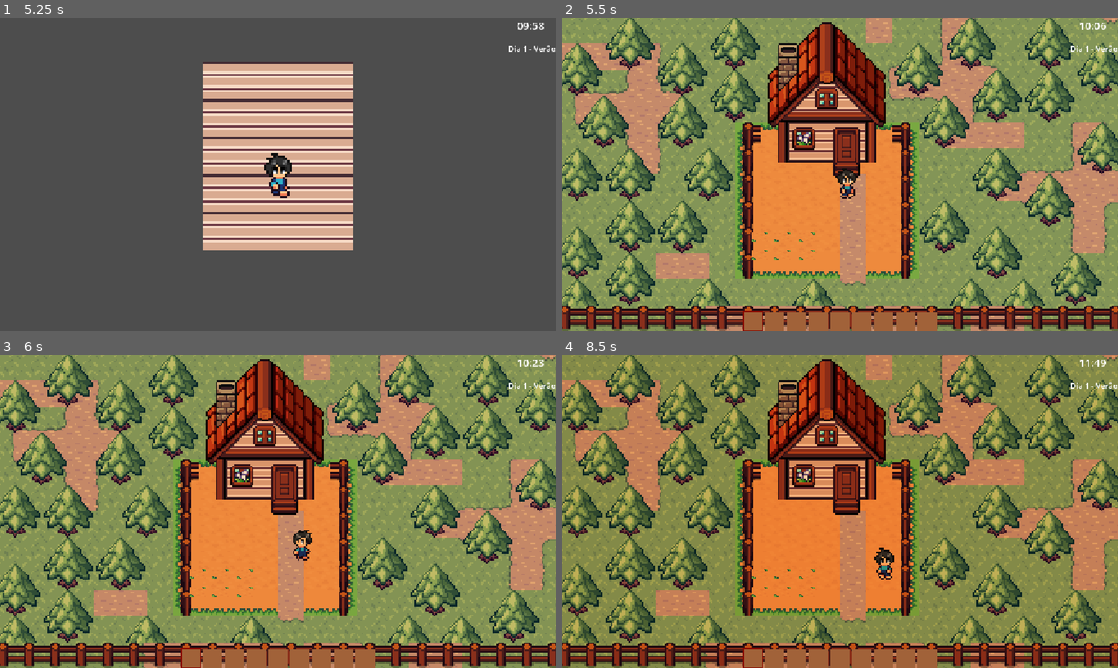
Above: before the commit, frames 1-4 (two rows, left to right).
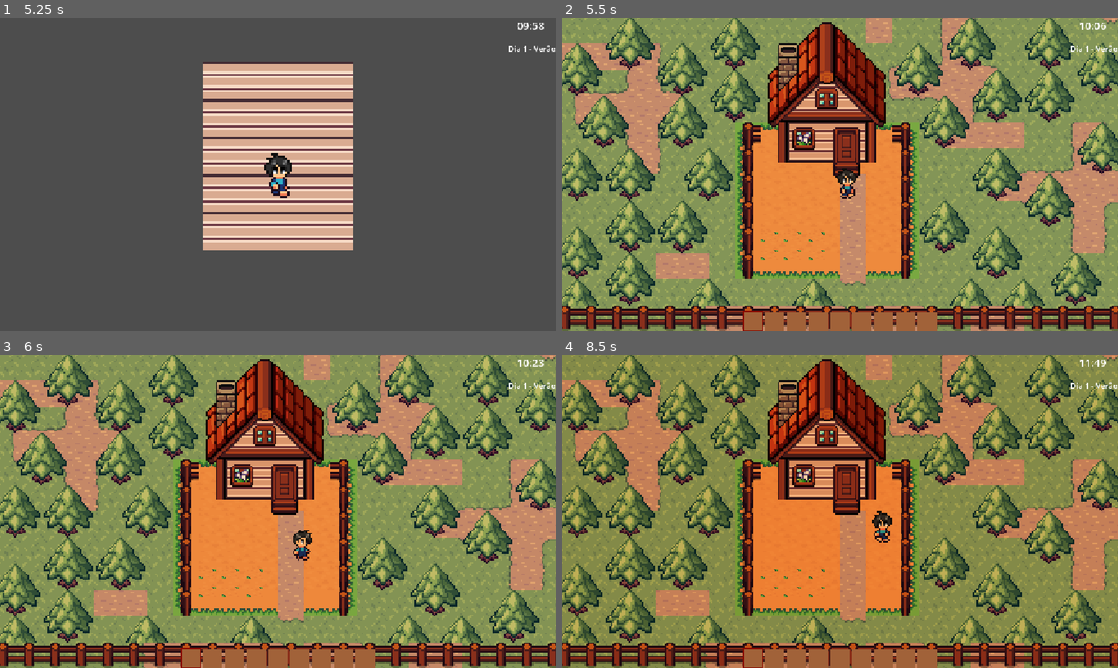
Above: after the commit, the same moments.

Repository: IamPedrin/gamejam-if-2026
Game: Godot game, scene res://Pedrin/PL-Scenes/CasaInterior.tscn
Same seed, same stepped clock (60 frames per second), same inputs: the game is played once before the commit and once after it. This scene is started directly instead of the project's main scene.
Inputs:
- Up to frame 1 (5.25 s): tap Enter (ui_accept) at 0.5, 0.77, 1.52, 3.02, 3.77, 4.52 s; hold D (move_right) 0.53-1.28 s; tap E (interagir) at 0.6, 5.1 s; hold S (move_down) 1.28-2.03 s; tap P at 1.35 s; hold D (move_right) 2.03-2.78 s; tap O at 2.1 s; hold W (move_up) 2.78-3.53 s; tap M at 2.85 s; hold A (move_left) 3.53-5.03 s; tap 1 at 3.6 s; tap 9 at 4.35 s; hold S (move_down) from 5.03 s (still down)
- Up to frame 2 (5.5 s): keep holding S (move_down)
- Up to frame 3 (6 s): release S (move_down) at 5.78 s; hold D (move_right) from 5.78 s (still down); tap P at 5.85 s
- Up to frame 4 (8.5 s): tap Enter (ui_accept) at 6.02, 6.77, 7.52 s; release D (move_right) at 6.53 s; hold W (move_up) 6.53-7.28 s; tap O at 6.6 s; hold D (move_right) 7.28-8.03 s; tap M at 7.35 s; hold S (move_down) from 8.03 s (still down); tap 1 at 8.1 s

Frame 1 is identical in both runs. In frame 2, 0.1% of the frame differs, in the area x 34-48%, y 68-78%; in frame 3, 0.1%; in frame 4, 0.6%, in the area x 34-60%, y 49-78%.

Commit message:
fix bugs de spawn apos tentar novamente

Diff:
--- a/Pedrin/PL-Scenes/Canteiro.tscn
+++ b/Pedrin/PL-Scenes/Canteiro.tscn
@@ -1,6 +1,6 @@
 [gd_scene format=3 uid="uid://cx3csmlq5yb4m"]
 
-[ext_resource type="Script" uid="uid://cgnbny8e0a512" path="res://Pedrin/PL-Scenes/canteiro.gd" id="1_obg6o"]
+[ext_resource type="Script" uid="uid://cgnbny8e0a512" path="res://Pedrin/PL-Scripts/canteiro.gd" id="1_obg6o"]
 [ext_resource type="Texture2D" uid="uid://doc5v6l3we70x" path="res://Pedrin/PL-Sprites/Tileset Spring.png" id="2_2ylkq"]
 
 [sub_resource type="RectangleShape2D" id="RectangleShape2D_h6d8w"]
--- a/Pedrin/PL-Scenes/Fazenda.tscn
+++ b/Pedrin/PL-Scenes/Fazenda.tscn
@@ -8,7 +8,7 @@
 [ext_resource type="PackedScene" uid="uid://dvru7yfrsbi5k" path="res://Pedrin/PL-Scenes/PlayerTD.tscn" id="4_a6tru"]
 [ext_resource type="Texture2D" uid="uid://b3pd6oisms2jr" path="res://Nicolas/images.jpg" id="5_jni1k"]
 [ext_resource type="Texture2D" uid="uid://cfehf5u3n14wx" path="res://Nicolas/IMAGENS/Tileset.png" id="6_1vlnf"]
-[ext_resource type="Script" uid="uid://b4cxtykms06s7" path="res://Pedrin/PL-Scenes/telaDiaNoite.gd" id="7_8ciov"]
+[ext_resource type="Script" uid="uid://b4cxtykms06s7" path="res://Pedrin/PL-Scripts/telaDiaNoite.gd" id="7_8ciov"]
 [ext_resource type="PackedScene" uid="uid://5cxhsrj8ia5h" path="res://Pedrin/PL-Scenes/UI_Relogio.tscn" id="8_fib35"]
 [ext_resource type="PackedScene" uid="uid://cucxwatfq7r6h" path="res://Pedrin/PL-Scenes/VelhoSabio.tscn" id="9_7w21y"]
 [ext_resource type="PackedScene" uid="uid://dg4lgsguohsxp" path="res://Pedrin/PL-Scenes/HUD_Hotbar.tscn" id="10_p0xcc"]
@@ -1634,27 +1634,27 @@
 script = ExtResource("7_8ciov")
 
 [node name="VelhoSabio" parent="." unique_id=1067142179 instance=ExtResource("9_7w21y")]
-position = Vector2(36, 13)
+position = Vector2(29, 19)
 
 [node name="HudHotbar" parent="." unique_id=239277717 instance=ExtResource("10_p0xcc")]
 
 [node name="Canteiro" parent="." unique_id=714957877 instance=ExtResource("11_p0xcc")]
-position = Vector2(-49, 41)
+position = Vector2(-43, 41)
 
 [node name="Canteiro2" parent="." unique_id=1022917083 instance=ExtResource("11_p0xcc")]
-position = Vector2(-35, 41)
+position = Vector2(-29, 41)
 
 [node name="Canteiro3" parent="." unique_id=1823854569 instance=ExtResource("11_p0xcc")]
-position = Vector2(-49, 52)
+position = Vector2(-43, 52)
 
 [node name="Canteiro4" parent="." unique_id=1277676554 instance=ExtResource("11_p0xcc")]
-position = Vector2(-35, 52)
+position = Vector2(-29, 52)
 
 [node name="Canteiro5" parent="." unique_id=1828450159 instance=ExtResource("11_p0xcc")]
-position = Vector2(-20, 52)
+position = Vector2(-14, 52)
 
 [node name="Canteiro6" parent="." unique_id=1909906660 instance=ExtResource("11_p0xcc")]
-position = Vector2(-20, 41)
+position = Vector2(-14, 41)
 scale = Vector2(0.99465036, 0.9588634)
 
 [connection signal="body_entered" from="Area2D" to="Area2D" method="_on_body_entered"]
--- a/Pedrin/PL-Scenes/TelaGameOver.tscn
+++ b/Pedrin/PL-Scenes/TelaGameOver.tscn
@@ -1,6 +1,6 @@
 [gd_scene format=3 uid="uid://dumptxtaxdtv0"]
 
-[ext_resource type="Script" uid="uid://ctc4dv7rb14dj" path="res://Pedrin/PL-Scenes/tela_game_over.gd" id="1_8xgah"]
+[ext_resource type="Script" uid="uid://ctc4dv7rb14dj" path="res://Pedrin/PL-Scripts/tela_game_over.gd" id="1_8xgah"]
 
 [node name="TelaGameOver" type="CanvasLayer" unique_id=1849575248]
 script = ExtResource("1_8xgah")
--- a/Pedrin/PL-Scenes/VelhoSabio.tscn
+++ b/Pedrin/PL-Scenes/VelhoSabio.tscn
@@ -1,6 +1,6 @@
 [gd_scene format=3 uid="uid://cucxwatfq7r6h"]
 
-[ext_resource type="Script" uid="uid://cpqp3k4mjh0ni" path="res://Pedrin/PL-Scenes/velhosabio.gd" id="1_anc55"]
+[ext_resource type="Script" uid="uid://cpqp3k4mjh0ni" path="res://Pedrin/PL-Scripts/velhosabio.gd" id="1_anc55"]
 
 [sub_resource type="RectangleShape2D" id="RectangleShape2D_5k018"]
 size = Vector2(4, 1)
--- a/Pedrin/PL-Scripts/Global.gd
+++ b/Pedrin/PL-Scripts/Global.gd
@@ -8,3 +8,60 @@
 }
 
 var estado_dos_canteiros: Dictionary = {}
+
+# Essa função centraliza TUDO sobre virar a noite
+func dormir_e_processar_dia(arvore_de_cenas: SceneTree) -> void:
+	SistemaTempo.avancar_dia()
+	var dia = SistemaTempo.dia_atual
+	var estacao = SistemaTempo.obter_estacao_atual()
+
+	var plantas_vivas = 0
+
+	# 1. PROCESSA A MEMÓRIA DIRETAMENTE (Funciona mesmo dentro de casa!)
+	for nome_canteiro in estado_dos_canteiros.keys():
+		var mem = estado_dos_canteiros[nome_canteiro]
+
+		if mem["estado"] == "com_semente":
+			var semente = mem["semente"]
+			var req_agua = 0
+			var req_fert = 0
+
+			if semente == "Semente_1":
+				if estacao == "Primavera": req_agua = 1; req_fert = 0
+				elif estacao == "Verão": req_agua = 2; req_fert = 1
+				elif estacao == "Outono": req_agua = 1; req_fert = 1
+				elif estacao == "Inverno": req_agua = 0; req_fert = 2
+			elif semente == "Semente_1":
+				if estacao == "Primavera": req_agua = 2; req_fert = 1
+				elif estacao == "Verão": req_agua = 3; req_fert = 2
+				elif estacao == "Outono": req_agua = 2; req_fert = 0
+				elif estacao == "Inverno": req_agua = 1; req_fert = 3
+
+			# Julga sobrevivência
+			if mem["agua"] >= req_agua and mem["fert"] >= req_fert:
+				plantas_vivas += 1
+			else:
+				mem["estado"] = "morta"
+				mem["semente"] = ""
+
+		# Zera a água e adubo para o dia seguinte
+		mem["agua"] = 0
+		mem["fert"] = 0
+
+	# 2. Faz as sementes sumirem no Dia 2
+	if dia == 2:
+		qtd_sementes["Semente_1"] = 0
+		qtd_sementes["Semente_1"] = 0
+
+	# 3. CONDIÇÕES DE TELA
+	if dia > 12:
+		arvore_de_cenas.change_scene_to_file("res://Pedrin/PL-Scenes/TelaVitoria.tscn")
+		return
+
+	if dia >= 2 and plantas_vivas == 0:
+		arvore_de_cenas.change_scene_to_file("res://Pedrin/PL-Scenes/TelaGameOver.tscn")
+		return
+
+	# 4. Se sobreviveu, acorda normalmente
+	entrada_alvo = "SpawnCama"
+	arvore_de_cenas.change_scene_to_file("res://Pedrin/PL-Scenes/CasaInterior.tscn")
--- a/Pedrin/PL-Scripts/casa_interior.gd
+++ b/Pedrin/PL-Scripts/casa_interior.gd
@@ -3,8 +3,9 @@
 
 
 func _ready() -> void:
-	if Global.entrada_alvo != "":
-		var spawn_carregado = get_node_or_null(Global.entrada_alvo)
-		if spawn_carregado:
-			player.global_position = spawn_carregado.global_position
-		Global.entrada_alvo = ""
+	# Faz a casa escutar o relógio e te fazer dormir se der meia noite
+	SistemaTempo.meia_noite.connect(_desmaiar_na_casa)
+
+func _desmaiar_na_casa() -> void:
+	# Passa o dia automaticamente e verifica as regras
+	Global.dormir_e_processar_dia(get_tree())
--- a/Pedrin/PL-Scenes/tela_game_over.gd
+++ b/Pedrin/PL-Scripts/tela_game_over.gd
@@ -5,5 +5,7 @@
 	SistemaTempo.tempo_passado = 0
 	SistemaTempo.relogio_rodando = true
 	Global.qtd_sementes = {"Semente_1": 3, "Semente_2": 3}
+	Global.estado_dos_canteiros.clear()
+	Global.entrada_alvo = ""
 
 	get_tree().change_scene_to_file("res://Pedrin/PL-Scenes/Fazenda.tscn")
Renamed: Pedrin/PL-Scenes/canteiro.gd -> Pedrin/PL-Scripts/canteiro.gd
Renamed: Pedrin/PL-Scenes/canteiro.gd.uid -> Pedrin/PL-Scripts/canteiro.gd.uid
Renamed: Pedrin/PL-Scenes/telaDiaNoite.gd -> Pedrin/PL-Scripts/telaDiaNoite.gd
Renamed: Pedrin/PL-Scenes/telaDiaNoite.gd.uid -> Pedrin/PL-Scripts/telaDiaNoite.gd.uid
Renamed: Pedrin/PL-Scenes/tela_game_over.gd.uid -> Pedrin/PL-Scripts/tela_game_over.gd.uid
Renamed: Pedrin/PL-Scenes/velhosabio.gd -> Pedrin/PL-Scripts/velhosabio.gd
Renamed: Pedrin/PL-Scenes/velhosabio.gd.uid -> Pedrin/PL-Scripts/velhosabio.gd.uid
